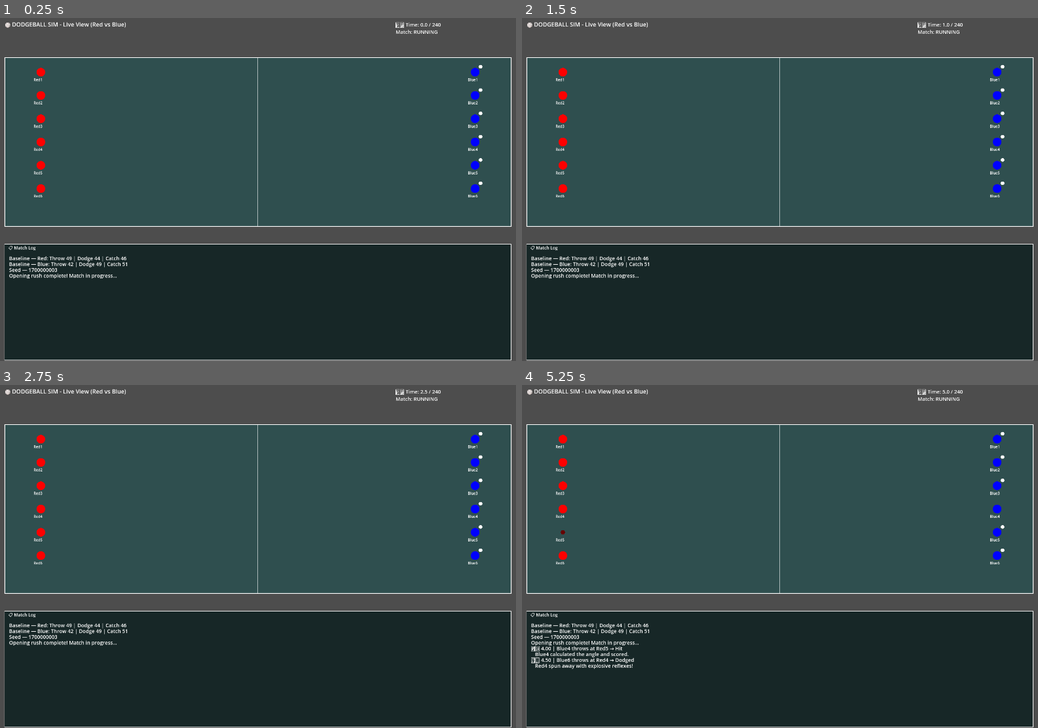
Above: before the commit, frames 1-4 (two rows, left to right).
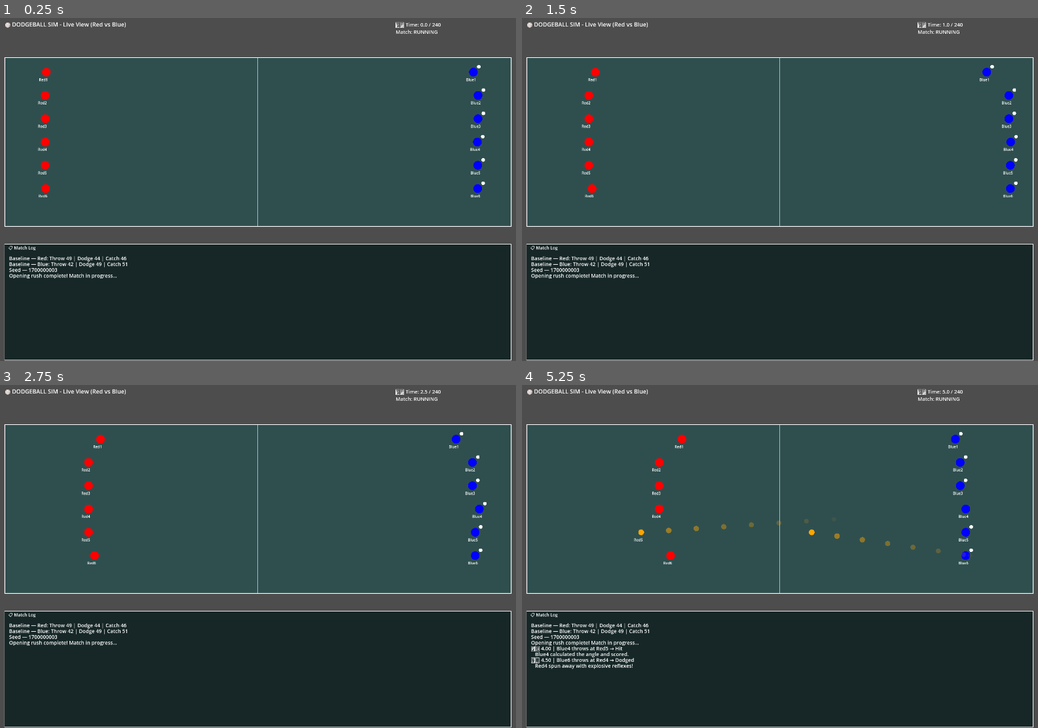
Above: after the commit, the same moments.

Repository: Klutzleo/dodgeball-sim
Game: Godot game, scene res://Main.tscn
Two runs of this game, one before a commit and one after it. Both use one fixed random seed, a clock stepped at 60 frames per second and the inputs below.
Inputs (mouse positions are in pixels of both pictures, inside the frame that each line leads up to):
- Up to frame 1 (0.25 s): no input
- Up to frame 2 (1.5 s): move the mouse to (893, 172) at 0.52 s; click (893, 172) at 0.67 s; move the mouse to (676, 206) at 1.27 s; click (676, 206) at 1.42 s
- Up to frame 3 (2.75 s): move the mouse to (309, 481) at 2.02 s; click (309, 481) at 2.17 s
- Up to frame 4 (5.25 s): move the mouse to (754, 625) at 2.77 s; click (754, 625) at 2.92 s; move the mouse to (934, 607) at 3.52 s; click (934, 607) at 3.67 s; move the mouse to (625, 505) at 4.27 s; click (625, 505) at 4.42 s; move the mouse to (805, 556) at 5.02 s; click (805, 556) at 5.17 s

The runs differ from the first frame. In frame 1, 0.7% of the frame differs, in the area x 6-95%, y 13-53%; in frame 2, 1.2%; in frame 3, 0.9%; in frame 4, 1.3%, in the area x 6-94%, y 13-53%.

Commit message:
Added more logs, movement on court and ball tracing

Diff:
--- a/scripts/GameUI.gd
+++ b/scripts/GameUI.gd
@@ -22,6 +22,10 @@
 
 # Player visual positions (for court display)
 var player_positions: Dictionary = {}
+var player_velocities: Dictionary = {}
+
+# Ball trajectories (cosmetic)
+var active_balls: Array = []  # [{start_pos, end_pos, start_time, duration, color}]
 
 # Real-time match state
 var match_running: bool = false
@@ -52,6 +56,9 @@
 
 	# Set up callback so match logs go to screen
 	match_engine.ui_callback = Callable(self, "add_console_line")
+
+	# Set up ball spawn callback for visual trajectories
+	match_engine.ball_spawn_callback = Callable(self, "spawn_ball")
 
 	# Read actual viewport and compute court + console bounds BEFORE positioning players
 	var vp_size: Vector2i = get_viewport().get_visible_rect().size
@@ -216,9 +223,13 @@
 	var y_spacing = (court_bottom - court_top - 2.0 * court_inner_pad) / 6.0
 
 	for i in range(6):
-		player_positions[red_team[i].name] = Vector2(red_x, court_top + court_inner_pad + i * y_spacing)
+		var pos = Vector2(red_x, court_top + court_inner_pad + i * y_spacing)
+		player_positions[red_team[i].name] = pos
+		player_velocities[red_team[i].name] = Vector2.ZERO
 	for i in range(6):
-		player_positions[blue_team[i].name] = Vector2(blue_x, court_top + court_inner_pad + i * y_spacing)
+		var pos_b = Vector2(blue_x, court_top + court_inner_pad + i * y_spacing)
+		player_positions[blue_team[i].name] = pos_b
+		player_velocities[blue_team[i].name] = Vector2.ZERO
 
 func start_match():
 	var mode_str = "DEV (2-min halves)" if dev_mode else "OFFICIAL (6-min halves)"
@@ -292,6 +303,119 @@
 		console_lines.pop_front()
 	queue_redraw()
 
+func spawn_ball(thrower_name: String, target_name: String, throw_time: float) -> void:
+	var start_pos = player_positions.get(thrower_name, Vector2.ZERO)
+	var end_pos = player_positions.get(target_name, Vector2.ZERO)
+	if start_pos == Vector2.ZERO or end_pos == Vector2.ZERO:
+		print("⚠️ Ball spawn failed: invalid positions for %s → %s" % [thrower_name, target_name])
+		return
+
+	# Flight duration: 1.0 second (increased from 0.4 for visibility across simulation steps)
+	var duration = 1.0
+	var ball_color = Color.ORANGE
+
+	active_balls.append({
+		"start_pos": start_pos,
+		"end_pos": end_pos,
+		"start_time": throw_time,
+		"duration": duration,
+		"color": ball_color
+	})
+	print("🏐 Ball spawned: %s → %s at time %.2f (total active: %d)" % [thrower_name, target_name, throw_time, active_balls.size()])
+	queue_redraw()
+
+func _update_player_positions(delta: float) -> void:
+	var mid_x = (court_left + court_right) / 2.0
+	for p in players:
+		if not p.alive:
+			continue
+		var player_name = p.name
+		var pos: Vector2 = player_positions.get(player_name, Vector2.ZERO)
+		var vel: Vector2 = _compute_velocity(p, pos, mid_x)
+		pos += vel * delta
+
+		# Bounds per team (stay on own half, leave margin)
+		if p.team == "Red":
+			var min_x = court_left + 60.0
+			var max_x = mid_x - 40.0
+			if pos.x < min_x:
+				pos.x = min_x
+				vel.x = abs(vel.x)
+			elif pos.x > max_x:
+				pos.x = max_x
+				vel.x = -abs(vel.x)
+		else:
+			var min_x_b = mid_x + 40.0
+			var max_x_b = court_right - 60.0
+			if pos.x < min_x_b:
+				pos.x = min_x_b
+				vel.x = abs(vel.x)
+			elif pos.x > max_x_b:
+				pos.x = max_x_b
+				vel.x = -abs(vel.x)
+
+		player_positions[player_name] = pos
+		player_velocities[player_name] = vel
+		# Sync position to match engine for cover logic
+		if match_engine:
+			match_engine.set_player_position(player_name, pos)
+
+func _update_balls(_delta: float) -> void:
+	# Remove expired balls
+	var i = 0
+	while i < active_balls.size():
+		var ball = active_balls[i]
+		var elapsed = match_time - ball["start_time"]
+		if elapsed > ball["duration"]:
+			active_balls.remove_at(i)
+		else:
+			i += 1
+
+func _compute_velocity(p: Player, pos: Vector2, mid_x: float) -> Vector2:
+	var has_ball = p.ball_count > 0
+	var hustle = p.stats.get("hustle", 0)
+	var ferocity = p.stats.get("ferocity", 0)
+	var instinct = p.stats.get("instinct", 0)
+
+	var base_speed = 30.0 + 6.0 * float(hustle)
+	if has_ball:
+		if ferocity >= instinct:
+			base_speed += 4.0
+		else:
+			base_speed -= 4.0
+
+	var dir = 1.0 if p.team == "Red" else -1.0
+
+	# Bias: without ball, move toward mid; with ball, slightly back unless ferocity is high
+	var bias = 0.0
+	if not has_ball:
+		bias = 1.0
+	elif ferocity > instinct:
+		bias = 0.3
+	else:
+		bias = -0.5
+
+	# Apply bias toward or away from midline
+	var target_dir = dir * bias
+	var vx = base_speed * target_dir
+
+	# Preserve last horizontal direction to avoid getting stuck at bounds
+	var prev_vel: Vector2 = player_velocities.get(p.name, Vector2.ZERO)
+	if prev_vel.x < 0:
+		vx = -abs(vx)
+	elif prev_vel.x > 0:
+		vx = abs(vx)
+
+	# Loose-ball pursuit: if there are loose balls and capacity, nudge toward midline
+	if match_engine and match_engine.loose_balls > 0 and p.ball_count < p.max_balls:
+		var dir_to_mid = 0.0
+		if abs(mid_x - pos.x) > 1.0:
+			dir_to_mid = 1.0 if mid_x > pos.x else -1.0
+		var pursuit_vx = 20.0 * dir_to_mid
+		vx += pursuit_vx
+
+	return Vector2(vx, 0)
+
 func _draw():
 	# Court background
 	draw_rect(Rect2(court_left, court_top, court_right - court_left, court_bottom - court_top), Color.DARK_SLATE_GRAY)
@@ -323,6 +447,25 @@
 		# Player name/archetype label
 		var label = p.name.substr(0, 5)
 		draw_string(ui_font, pos + Vector2(-20, 25), label, HORIZONTAL_ALIGNMENT_CENTER, -1, 10)
+
+	# Draw active balls (on top of players)
+	for ball in active_balls:
+		var t = (match_time - ball["start_time"]) / ball["duration"]
+		if t >= 0.0 and t <= 1.0:
+			# Draw trail/trace behind ball
+			var trail_segments = 8
+			for i in range(trail_segments):
+				var trail_t = max(0.0, t - (trail_segments - i) * 0.08)
+				if trail_t >= 0.0:
+					var trail_pos = ball["start_pos"].lerp(ball["end_pos"], trail_t)
+					var alpha = float(i) / float(trail_segments)  # Fade in from 0 to 1
+					var trail_color = Color(ball["color"].r, ball["color"].g, ball["color"].b, alpha * 0.6)
+					var trail_radius = 6.0 + 2.0 * alpha
+					draw_circle(trail_pos, trail_radius, trail_color)
+
+			# Draw main ball at current position
+			var ball_pos = ball["start_pos"].lerp(ball["end_pos"], t)
+			draw_circle(ball_pos, 8.0, ball["color"])
 
 	# Console output at bottom (fill remaining space)
 	var console_x = court_left
@@ -395,11 +538,26 @@
 	if not match_running:
 		return
 
+	# Update simple lateral movement for player visuals
+	_update_player_positions(delta)
+
+	# Update active ball trajectories
+	_update_balls(delta)
+
+	# Redraw if balls are active
+	if active_balls.size() > 0:
+		queue_redraw()
+
 	# Accumulate real time
 	accumulated_time += delta
 
+	# Check time limit first
+	if match_time >= max_match_time:
+		end_match("Draw")
+		return
+
 	# Step the simulation when enough real time has passed
-	while accumulated_time >= time_step and match_time <= max_match_time:
+	while accumulated_time >= time_step and match_time < max_match_time:
 		accumulated_time -= time_step
 
 		# Run one step of the match
@@ -416,9 +574,10 @@
 			end_match(alive_teams.keys()[0] if alive_teams.size() > 0 else "Draw")
 			return
 
-	# Check time limit
-	if match_time >= max_match_time:
-		end_match("Draw")
+		# Check time limit immediately after incrementing
+		if match_time >= max_match_time:
+			end_match("Draw")
+			return
 
 	queue_redraw()
 
--- a/scripts/MatchEngine.gd
+++ b/scripts/MatchEngine.gd
@@ -10,9 +10,11 @@
 const TOTAL_BALLS: int = 6
 var use_fixed_seed: bool = false
 var match_seed: int = 0
+var player_positions: Dictionary = {}
 
 # 🧩 UI Callback for live logging
 var ui_callback: Callable = Callable()  # Will be set by GameUI
+var ball_spawn_callback: Callable = Callable()  # For visual ball trajectories
 
 func log_action(msg: String):
 	"""Log action to console and UI if callback is set"""
@@ -27,6 +29,10 @@
 
 func clear_seed() -> void:
 	use_fixed_seed = false
+
+# 📍 Position sync (from GameUI)
+func set_player_position(name: String, pos: Vector2) -> void:
+	player_positions[name] = pos
 
 func prepare_match_rng() -> void:
 	# Always set an explicit seed so we can log/replay
@@ -76,23 +82,20 @@
 	if loose_balls <= 0:
 		return
 
-	var eligible := players.filter(func(p): return p.alive and p.ball_count < p.max_balls)
-	if eligible.is_empty():
-		return
-
-	eligible.sort_custom(func(a, b):
-		var sa = a.stats["hustle"] + a.stats["instinct"]
-		var sb = b.stats["hustle"] + b.stats["instinct"]
-		return sb - sa
-	)
-
-	var idx = 0
-	while loose_balls > 0 and eligible.size() > 0:
-		var p: Player = eligible[idx % eligible.size()]
-		if p.ball_count < p.max_balls:
-			p.give_ball(1)
-			loose_balls -= 1
-		idx += 1
+	while loose_balls > 0:
+		var eligible := players.filter(func(p): return p.alive and p.ball_count < p.max_balls)
+		if eligible.is_empty():
+			break
+
+		eligible.sort_custom(func(a, b):
+			var sa = a.stats["hustle"] + a.stats["instinct"]
+			var sb = b.stats["hustle"] + b.stats["instinct"]
+			return sb - sa
+		)
+
+		var picker: Player = eligible[0]
+		picker.give_ball(1)
+		loose_balls -= 1
 
 # 🧩 Opening Rush
 func simulate_opening_rush(player_list: Array) -> void:
@@ -128,6 +131,11 @@
 	var dodge_bonus = 1 if target.ball_count > 0 else 0  # Ball shield bonus
 	dodge_power += dodge_bonus
 	var catch_power = target.stats["hands"] + target.stats["backbone"]
+
+	# Cover bonus: if teammate is ahead (toward midline) in same lane band, add dodge, and add catch if they hold a ball
+	var cover_bonus = _get_cover_bonus(target)
+	dodge_power += cover_bonus.get("dodge", 0)
+	catch_power += cover_bonus.get("catch", 0)
 	var total = throw_power + dodge_power + catch_power
 	var roll = rng_local.randi_range(0, total - 1)
 
@@ -146,8 +154,45 @@
 		"dodge_power": dodge_power,
 		"catch_power": catch_power,
 		"roll": roll,
-		"dodge_bonus": dodge_bonus
+		"dodge_bonus": dodge_bonus,
+		"cover_dodge_bonus": cover_bonus.get("dodge", 0),
+		"cover_catch_bonus": cover_bonus.get("catch", 0)
 	}
+
+func _get_cover_bonus(target: Player) -> Dictionary:
+	# Requires position sync from GameUI via set_player_position
+	if not player_positions.has(target.name):
+		return {"dodge": 0, "catch": 0}
+
+	var pos_target: Vector2 = player_positions[target.name]
+	var best_cover_dodge = 0
+	var best_cover_catch = 0
+
+	for mate in players:
+		if mate == target or not mate.alive or mate.team != target.team:
+			continue
+		if not player_positions.has(mate.name):
+			continue
+		var pos_mate: Vector2 = player_positions[mate.name]
+		var same_lane = abs(pos_mate.y - pos_target.y) < 40.0
+		if not same_lane:
+			continue
+		if target.team == "Red":
+			if pos_mate.x > pos_target.x + 8.0:
+				best_cover_dodge = 1
+				if mate.ball_count > 0:
+					best_cover_catch = 1
+		elif target.team == "Blue":
+			if pos_mate.x < pos_target.x - 8.0:
+				best_cover_dodge = 1
+				if mate.ball_count > 0:
+					best_cover_catch = 1
+
+		# Early exit if both bonuses set
+		if best_cover_dodge == 1 and best_cover_catch == 1:
+			break
+
+	return {"dodge": best_cover_dodge, "catch": best_cover_catch}
 
 # 🧩 Revival Logic
 func revive_teammate(thrower: Player) -> Player:
@@ -374,7 +419,7 @@
 					round_rec.ball_holder_after = target
 					target.give_ball(1)
 					var revived_msg = " ↩️ %s revived!" % revived.name if revived else " (No one to revive!)"
-					log_action("   %s caught the ball!%s" % [target.name, revived_msg])
+					log_action("🧤 %s caught the ball!%s" % [target.name, revived_msg])
 					# Faster follow-up for catcher: reduce base time a bit
 					var base_time_catch = 4.0
 					var modifier_catch = 0.5
@@ -431,6 +476,10 @@
 			log_action(action_msg)
 			log_action("   %s" % round_rec.commentary)
 
+			# Spawn visual ball for UI
+			if ball_spawn_callback.is_valid():
+				ball_spawn_callback.call(p.name, target.name, current_time)
+
 			# Reset reaction timer
 			var base_time = 6.0
 			var modifier = 0.5
@@ -469,7 +518,7 @@
 			round_rec.ball_holder_after = target
 			target.give_ball(1)
 			var revived_msg = " ↩️ %s revived!" % revived.name if revived else " (No one to revive!)"
-			log_action("   %s caught the ball!%s" % [target.name, revived_msg])
+			log_action("🧤 %s caught the ball!%s" % [target.name, revived_msg])
 			# Faster follow-up for catcher
 			var base_time_catch = 4.0
 			var modifier_catch = 0.5
--- a/scripts/Player.gd
+++ b/scripts/Player.gd
@@ -20,7 +20,6 @@
 
 func revive():
 	alive = true
-	give_ball(1)
 
 func eliminate():
 	alive = false
